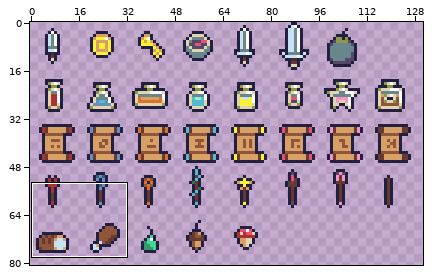
Two states of a pixel-art file, android/assets/ase/item.ase. Above: a wide view before the commit, with the close-up outlined.
Close-up. Earlier state:
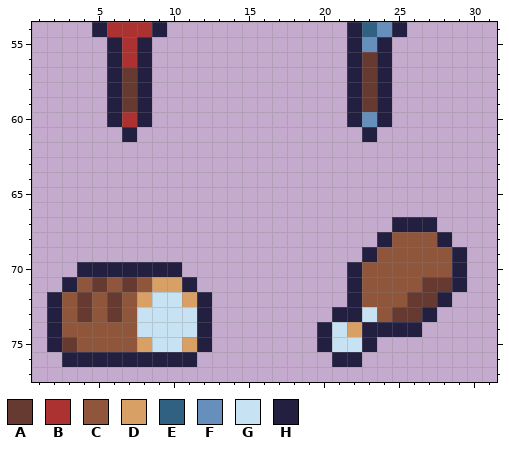
512x512 pixels, 1 frame. Shown: x 1..31, y 54..77. The wide view leaves out empty margins.
Palette (. is transparent): A #663931  B #ac3232  C #8f563b  D #d9a066  E #306082  F #668fbc  G #c6e2f3  H #221f41
Pixels before, first column x 2:
54 ...HBBBH............HEFH....
55 ....HBH.............HFH.....
56 ....HBH.............HAH.....
57 ....HAH.............HAH.....
58 ....HAH.............HAH.....
59 ....HAH.............HAH.....
60 ....HBH.............HFH.....
61 .....H...............H......
62 ............................
63 ............................
64 ............................
65 ............................
66 ............................
67 .......................HHH..
68 ......................HCCCH.
69 .....................HCCCCCH
70 ..HHHHHHH...........HCCCCCCH
71 .HCACACDDH..........HCCCCAAH
72 HCACACDGGDH.........HCCCAAH.
73 HCACACGGGGH........HHGCAAH..
74 HCCCCCGGGGH.......HGDHHHH...
75 HACCCCDGGDH.......HGGH......
76 .HHHHHHHHH.........HH.......
And afterwards:
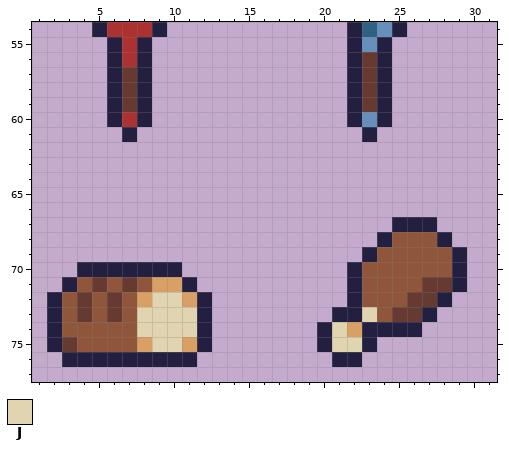
Colours new in this view: J #e1d4b0
Diff:
Changed rows in their new state; - is an unchanged pixel.
Layers "food/food A", "food/food B":
first column x 8:
72 -JJ-------------
73 JJJJ-----------J
74 JJJJ---------J--
75 -JJ----------JJ-
Changed places in both close-ups, as pixel boxes (x1, y1, x2, y2):
changed: (137, 292, 197, 352)
changed: (332, 307, 377, 352)
